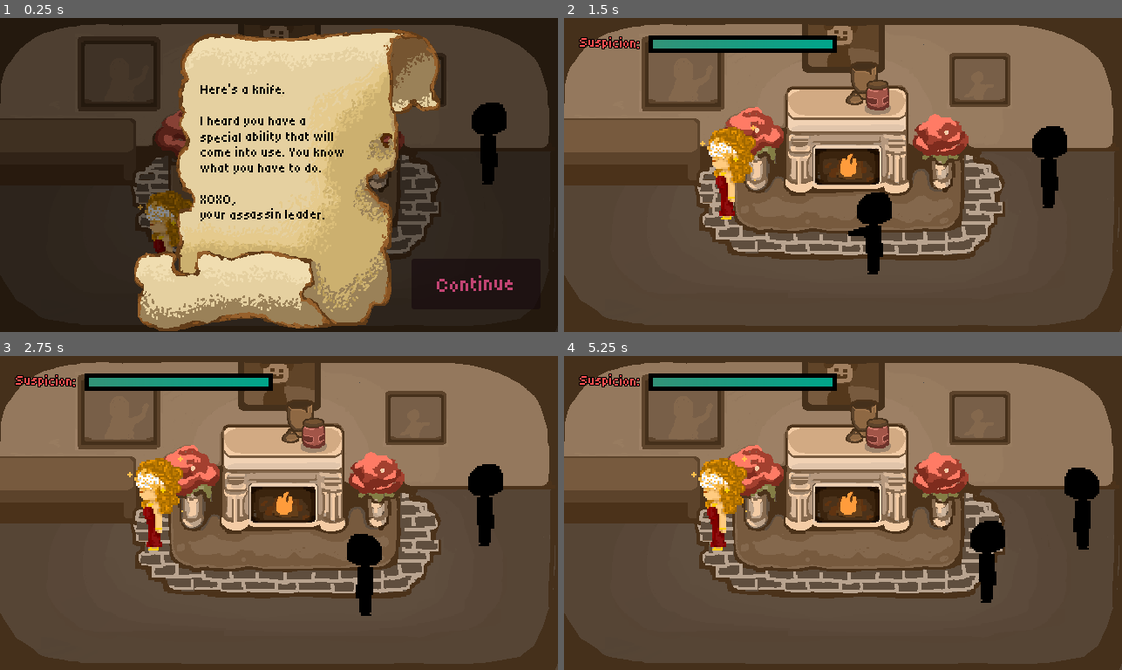
Above: before the commit, frames 1-4 (two rows, left to right).
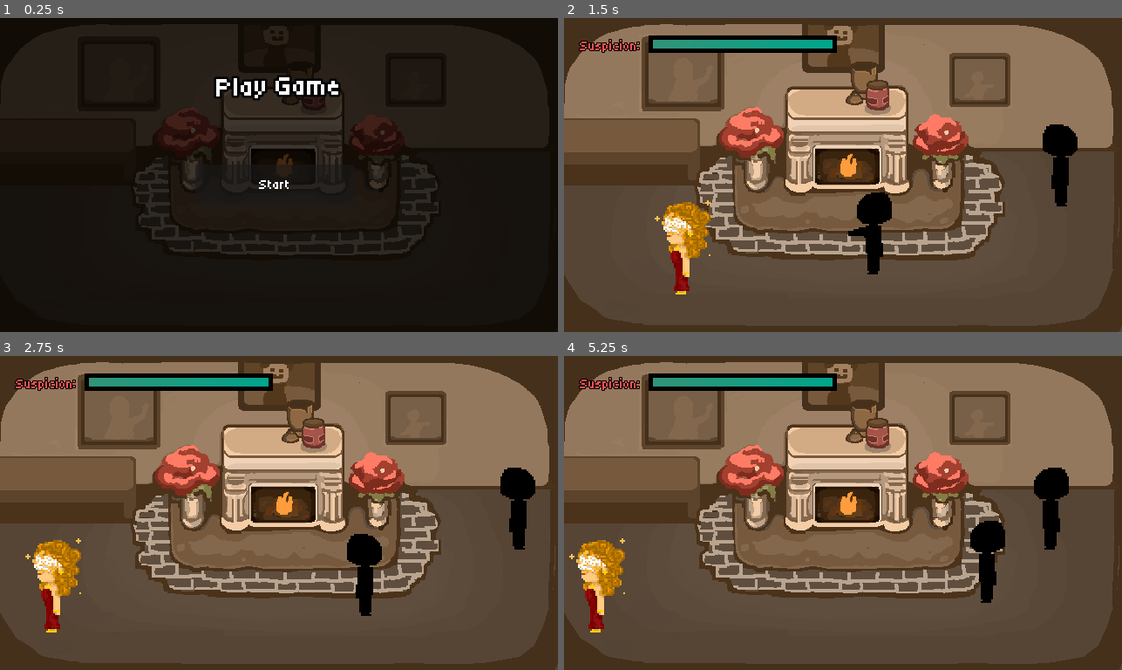
Above: after the commit, the same moments.

Repository: Tanner202/masquerade_game
Game: Godot game, scene res://Scenes/StartScene.tscn
The game is run twice, just before and just after one commit, with the same random seed, the same clock (stepped at 60 frames per second) and the same inputs. Before the commit the project starts from res://Scenes/level.tscn. Sound files missing from this copy of the repository are replaced by a short silence.
Inputs (mouse positions are in pixels of both pictures, inside the frame that each line leads up to):
- Up to frame 1 (0.25 s): no input
- Up to frame 2 (1.5 s): click "[color=white][font_size=24][w…" (after the commit: "[font_size=16]Start") at 0.5 s; click (1038, 284) at 1.25 s, where only the run after the commit has a clickable "[color=white][font_size=24][w…"
- Up to frame 3 (2.75 s): move the mouse to (401, 497) at 2.02 s; hold D (right) from 2.03 s (still down); hold Space (interact) from 2.03 s (still down)
- Up to frame 4 (5.25 s): move the mouse to (731, 528) at 2.77 s; release D (right) at 2.78 s; release Space (interact) at 2.78 s; hold S (down) 2.78-3.53 s; tap Space (interact) at 2.85, 3.8, 4.35 s; move the mouse to (898, 443) at 3.52 s; press the mouse at (898, 443) at 3.53 s; hold D (right) 3.53-4.28 s; move the mouse to (815, 575) at 4.27 s; release the mouse at (815, 575) at 4.28 s; hold W (up) 4.28-5.03 s; move the mouse to (1010, 560) at 5.02 s; hold A (left) from 5.03 s (still down); hold Space (interact) from 5.03 s (still down)

The runs differ from the first frame. In frame 1, 69% of the frame differs, in the area x 0-99%, y 1-100%; in frame 2, 4.3%; in frame 3, 5.2%; in frame 4, 5.1%.

Commit message:
refactor dialogue formatting and update scene references in ballroom

Diff:
--- a/Scenes/ballroom.tscn
+++ b/Scenes/ballroom.tscn
@@ -11,7 +11,6 @@
 [ext_resource type="SpriteFrames" uid="uid://c3ychx1mc6p0n" path="res://Art/pastry_chef.tres" id="6_e0dq6"]
 [ext_resource type="Texture2D" uid="uid://giwyyne7wj4l" path="res://Placeholder.png" id="6_v5q2q"]
 [ext_resource type="Script" uid="uid://co5qrwa7jymom" path="res://door.gd" id="7_pa8e7"]
-[ext_resource type="PackedScene" uid="uid://t5ia0oqdsy2d" path="res://Scenes/room2.tscn" id="8_kp44y"]
 [ext_resource type="FontFile" uid="uid://ddqis61kyd6jj" path="res://Tiny5-Regular.ttf" id="9_13ll2"]
 [ext_resource type="Script" uid="uid://cev2h4qyjq0tx" path="res://audio_manager.gd" id="10_trbkl"]
 
@@ -67,7 +66,6 @@
 visible = false
 position = Vector2(0, 188)
 script = ExtResource("7_pa8e7")
-room_scene = ExtResource("8_kp44y")
 
 [node name="Area2D" type="Area2D" parent="Door" unique_id=540448099]
 collision_mask = 2
--- a/Scenes/interaction_scene.tscn
+++ b/Scenes/interaction_scene.tscn
@@ -32,6 +32,12 @@
 	options_container.visible = false
 
 	var current_node = dialogue_data[current_id]
+	var raw_text = current_node[\"text\"]
+
+	if raw_text.length() > 100:
+		dialogue_label.add_theme_font_size_override(\"normal_font_size\", 16)
+	else:
+		dialogue_label.add_theme_font_size_override(\"normal_font_size\", 24)
 
 	# make **text** colored
 	var formatted_text = parse_highlights(current_node[\"text\"])
@@ -167,14 +173,14 @@
 
 [node name="DialogueLabel" type="RichTextLabel" parent="CanvasLayer/DialoguePanel" unique_id=143717098]
 layout_mode = 0
-offset_left = 38.0
-offset_top = 16.0
-offset_right = 362.0
-offset_bottom = 117.0
+offset_left = 36.0
+offset_top = 19.0
+offset_right = 356.0
+offset_bottom = 114.0
 theme_override_colors/default_color = Color(0.32941177, 0.1764706, 0, 1)
 theme_override_font_sizes/normal_font_size = 24
 bbcode_enabled = true
-text = "Bonjour. Comment ça va ?"
+text = "Bonjour. Comment ça va c"
 horizontal_alignment = 1
 vertical_alignment = 1
 
--- a/butler.json
+++ b/butler.json
@@ -1,26 +1,26 @@
 {
   "start": {
-    "text": "Oh, hello.",
-    "options": [
-      { "text": "What's with the ladder?", "target_id": "explain_ladder" }
-    ]
+	"text": "Oh, hello.",
+	"options": [
+	  { "text": "What's with the ladder?", "target_id": "explain_ladder" }
+	]
   },
   "explain_ladder": {
-    "text": "I will be fixing the chandelier after I finish dusting. Someone complained that it was about to fall.",
-    "options": [
-      { "text": "Interesting...", "target_id": "cat_appears", "action_trigger": "spawn_cat" }
-    ]
+	"text": "I will be fixing the chandelier after I finish dusting. Someone complained that it was about to fall.",
+	"options": [
+	  { "text": "Interesting...", "target_id": "cat_appears", "action_trigger": "spawn_cat" }
+	]
   },
   "cat_appears": {
-    "text": "Oh my god! Stay back, foul beast!",
-    "options": [
-      { "text": "You're scared of cats?", "target_id": "allergy_reveal" }
-    ]
+	"text": "Oh my god! Stay back, foul beast!",
+	"options": [
+	  { "text": "You're scared of cats?", "target_id": "allergy_reveal" }
+	]
   },
   "allergy_reveal": {
-    "text": "Yes, I am deathly allergic.",
-    "options": [
-      { "text": "Interesting...", "action_trigger": "enable_feather_interaction" }
-    ]
+	"text": "Yes, I am deathly allergic.",
+	"options": [
+	  { "text": "Interesting...", "action_trigger": "enable_feather_interaction" }
+	]
   }
 }
--- a/jester.json
+++ b/jester.json
@@ -1,45 +1,45 @@
 {
   "start": {
-    "text": "Pastry chef! Sing with me! I hope you are not tone deaf.",
-    "options": [
-      { "text": "No thanks...", "target_id": "bad_singing" }
-    ]
+	"text": "Pastry chef! Sing with me! I hope you are not tone deaf.",
+	"options": [
+	  { "text": "No thanks...", "target_id": "bad_singing" }
+	]
   },
   "bad_singing": {
-    "text": "You're right, your singing could cause mayhem! Fire, hell, and brimstone, that would be a gem! Pastry chef, have you brought me any sweets? The only food this blasted party has are deviled eggs and minced meats.",
-    "options": [
-      { "text": "Yeah, actually, I do. The good stuff is in the...", "target_id": "location_choice" }
-    ]
+	"text": "You're right, your singing could cause mayhem! Fire, hell, and brimstone, that would be a gem! Pastry chef, have you brought me any sweets? The only food this blasted party has are deviled eggs and minced meats.",
+	"options": [
+	  { "text": "Yeah, actually, I do. The good stuff is in the...", "target_id": "location_choice" }
+	]
   },
   "location_choice": {
-    "text": "[He waits for directions]",
-    "options": [
-      {
-        "text": "Kitchen",
-        "target_id": "success_lure"
-      },
-      {
-        "text": "Balcony",
-        "target_id": "wrong_location",
-        "add_suspicion": 0.15
-      },
-      {
-        "text": "Ballroom",
-        "target_id": "wrong_location",
-        "add_suspicion": 0.15
-      }
-    ]
+	"text": "[He waits for directions]",
+	"options": [
+	  {
+		"text": "Kitchen",
+		"target_id": "success_lure"
+	  },
+	  {
+		"text": "Balcony",
+		"target_id": "wrong_location",
+		"add_suspicion": 0.15
+	  },
+	  {
+		"text": "Ballroom",
+		"target_id": "wrong_location",
+		"add_suspicion": 0.15
+	  }
+	]
   },
   "wrong_location": {
-    "text": "That doesn't sound right! Are you trying to give me a fright?",
-    "options": [
-      { "text": "My mistake, I meant the Kitchen.", "target_id": "success_lure" }
-    ]
+	"text": "That doesn't sound right! Are you trying to give me a fright?",
+	"options": [
+	  { "text": "My mistake, I meant the Kitchen.", "target_id": "success_lure" }
+	]
   },
   "success_lure": {
-    "text": "Hooray! I hope you will provide me with an entire tray.",
-    "options": [
-      { "text": "Follow me and I'll give them to you!.", "action_trigger": "trigger_jester_following" }
-    ]
+	"text": "Hooray! I hope you will provide me with an entire tray.",
+	"options": [
+	  { "text": "Follow me and I'll give them to you!.", "action_trigger": "follow" }
+	]
   }
 }
--- a/peacock_woman.json
+++ b/peacock_woman.json
@@ -12,7 +12,7 @@
 	"text": "...",
 	"options": [
 	  {
-		"text": "Err.. you must be missing your sock...??",
+		"text": "You must be missing your sock!",
 		"target_id": "rhyme_part_2",
 		"add_suspicion": 0.15
 	  },
--- a/project.godot
+++ b/project.godot
@@ -15,7 +15,7 @@
 [application]
 
 config/name="MasqueradeGame"
-run/main_scene="uid://tst0l5wsa0cu"
+run/main_scene="uid://b5w6w48f2ofyt"
 config/features=PackedStringArray("4.6", "GL Compatibility")
 config/icon="res://icon.svg"
 
